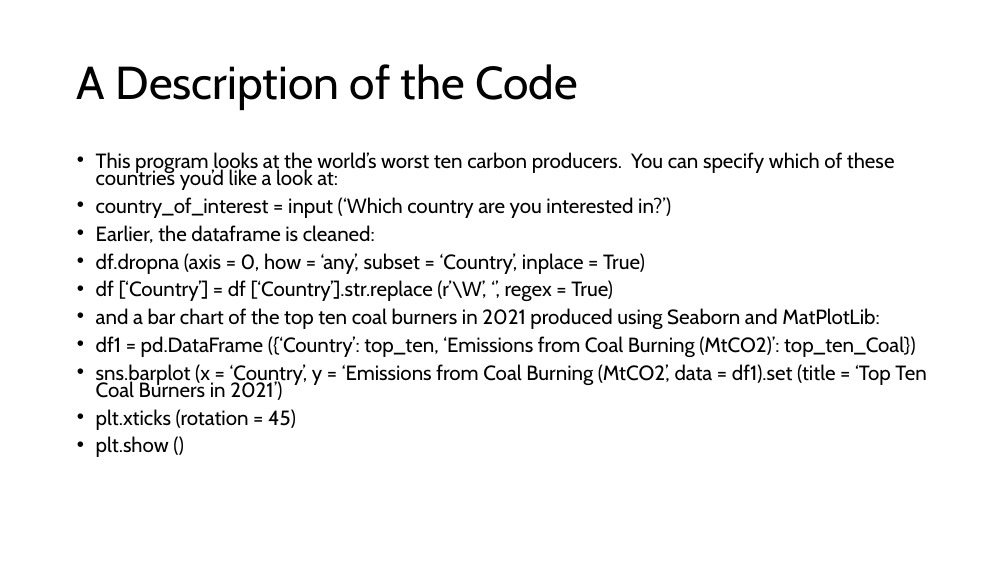
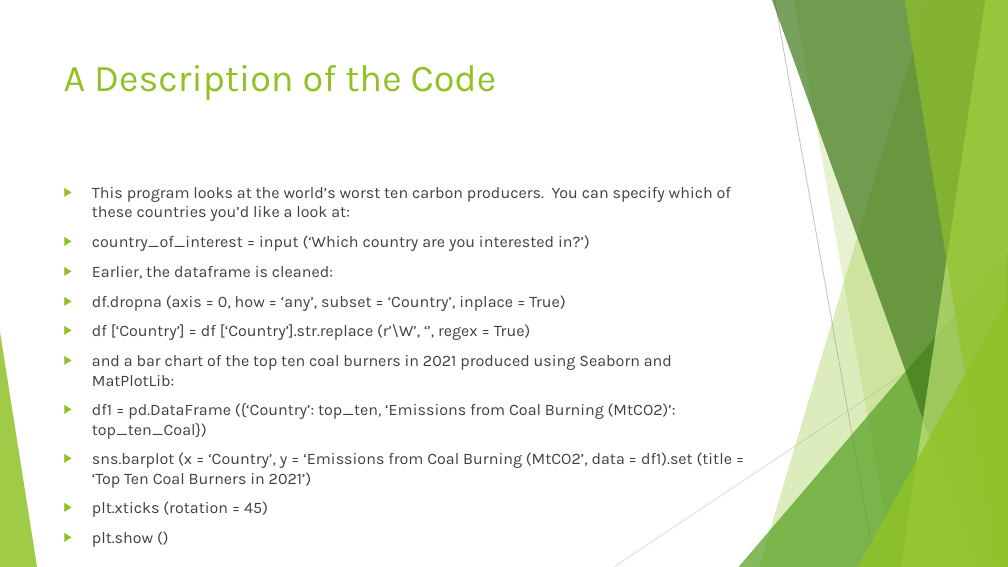
Before and after one commit to ddaniel2024/Project-3, a slide deck: slide 18 of powerpoint.pptx (slide 10 before the commit). Drawn at 1008x567 pixels with LibreOffice and Linux fonts; fonts in the diff are those of the drawing. Boxes give left, top, right and bottom in pixels: in the first picture for what was removed or moved away, otherwise in the second. Text is boxed around its words. In the diff, an @@ line names an element or a change of style, - is before the commit and + after.

```diff
--- a/powerpoint.pptx
+++ b/powerpoint.pptx
@@ title "A Description of the Code": place and size @@
-title "A Description of the Code" at bbox=[77, 64, 578, 110]
+title "A Description of the Code" at bbox=[64, 65, 497, 100]
@@ title "A Description of the Code" at bbox=[64, 65, 497, 100]: size 44 to 36 pt, font Cabin to Karla, text colour #000000 to #90C226; line spacing 0.9 to 1; vertical alignment middle to top @@
@@ text "This program looks at the ...": place and size @@
-text "This program looks at the ..." at bbox=[96, 152, 926, 457]
+text "This program looks at the ..." at bbox=[92, 187, 732, 488]
@@ text "This program looks at the ..." at bbox=[92, 187, 732, 488]: size 19.6 to 15.3 pt, font Cabin to Karla, text colour #000000 to #404040; bullet • to ▶; line spacing 0.7 to 1 @@
@@ group added at bbox=[0, 0, 1008, 567]: 5 freeform shapes, 3 triangles, 2 lines @@
```
Also in this commit, not shown: 7 other slides changed, 15 slides added, 4 slides removed.
